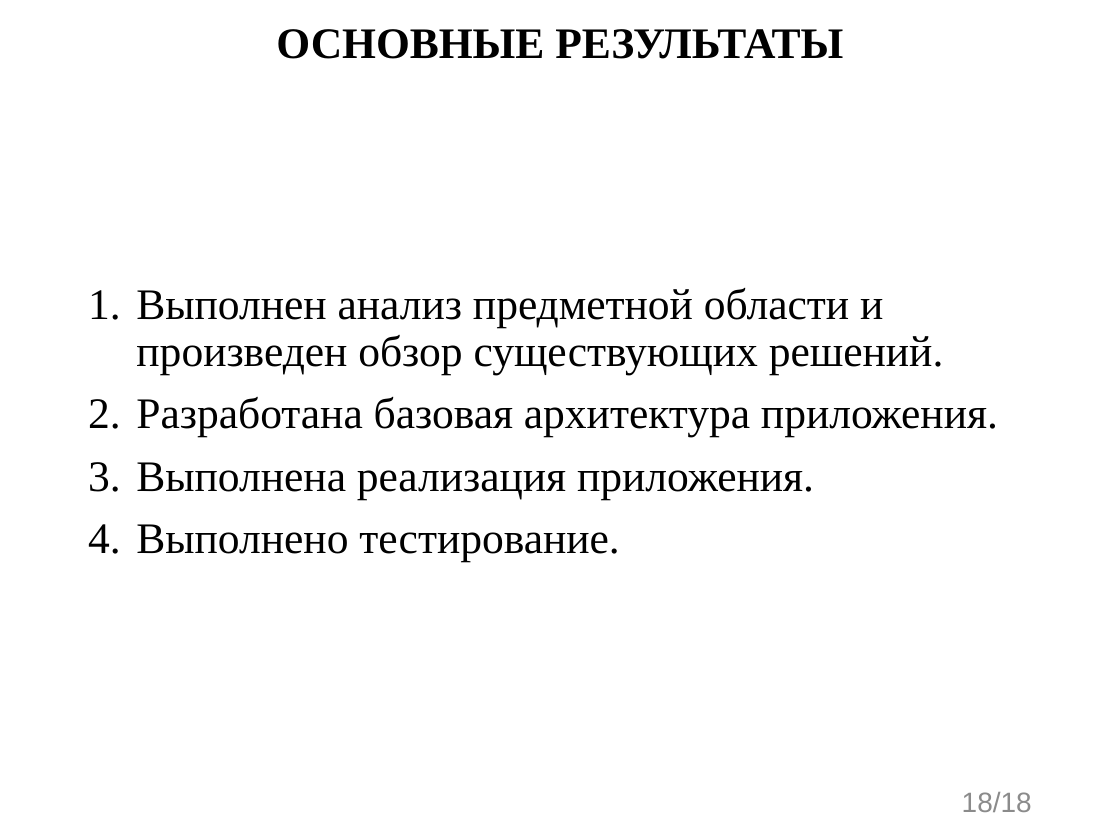
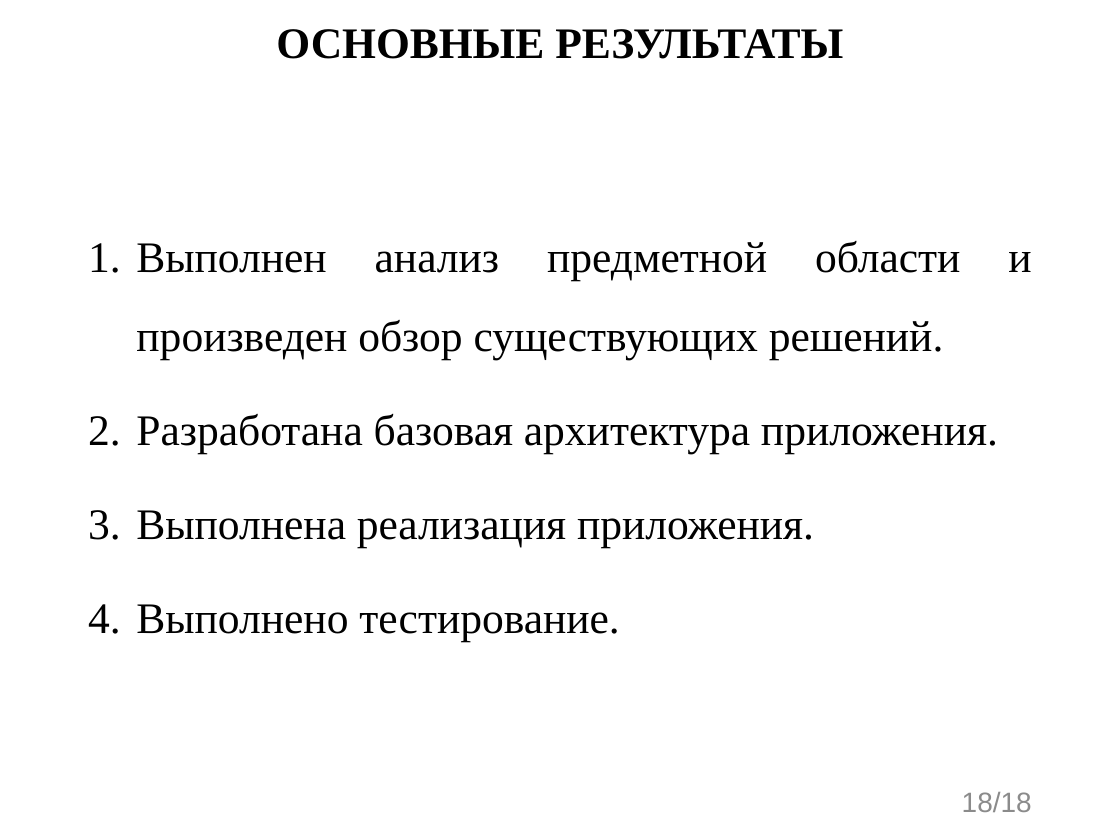
Before and after one commit to evgenkot/uav-route-calculation, a slide deck: slide 18 of doc/Raschupkin_EV_UAV_Route_Planning.pptx. Drawn at 1120x840 pixels with LibreOffice and Linux fonts; fonts in the diff are those of the drawing. Boxes give left, top, right and bottom in pixels: in the first picture for what was removed or moved away, otherwise in the second. Text is boxed around its words. In the diff, an @@ line names an element or a change of style, - is before the commit and + after.

```diff
--- a/doc/Raschupkin_EV_UAV_Route_Planning.pptx
+++ b/doc/Raschupkin_EV_UAV_Route_Planning.pptx
@@ text "Выполнен анализ предметной области и ..." at [136,241,1031,641]: alignment left to justified; line spacing 0.9 to 1.5 @@
```
Also in this commit, not shown: 2 other slides changed, 3 other files.
